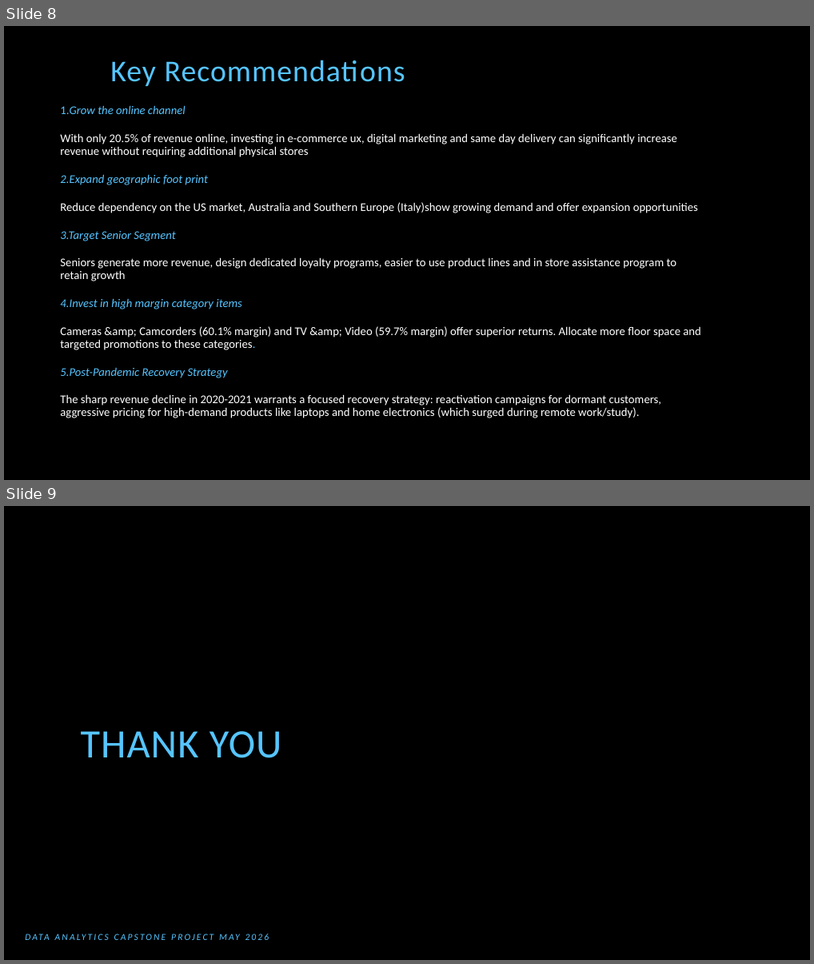
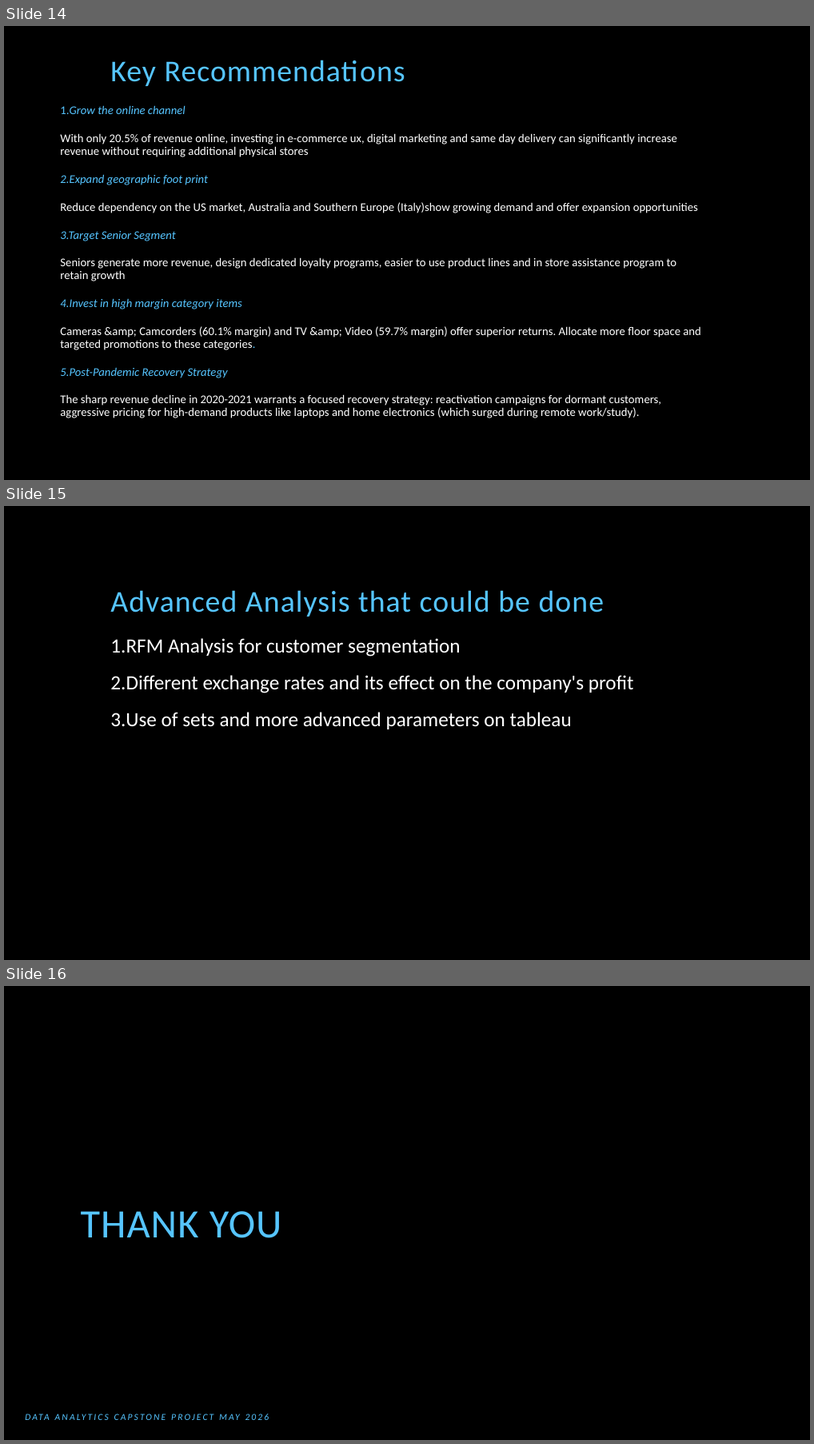
Before and after one commit to mutheumbuta/Electronic_retailstore_analysis, a slide deck: ELECTRONICS RETAIL STORE presentation.pptx. Shown one above the other, each under a label of ours: slides 8 and 9 before the commit, slides 14, 15 and 16 after it. The pictures are 814x964 and 814x1444 pixels, drawn with LibreOffice and Linux fonts; fonts in the diff are those of the drawing; background and template pictures are left out. Boxes give left, top, right and bottom in pixels: in the first picture for what was removed or moved away, otherwise in the second. Text is boxed around its words. In the diff, an @@ line names an element or a change of style, - is before the commit and + after.

```diff
--- a/ELECTRONICS RETAIL STORE presentation.pptx
+++ b/ELECTRONICS RETAIL STORE presentation.pptx
@@ slide 15 added at bbox=[4, 506, 810, 960], background picture (left out) @@
@@ title added at bbox=[110, 590, 604, 616], 36 pt, text #56C5FF @@
+Advanced Analysis that could be done
@@ text added at bbox=[110, 638, 634, 729], 24 pt, text #FFFFFF @@
+1.RFM Analysis for customer segmentation
+2.Different exchange rates and its effect on the company's profit
+3.Use of sets and more advanced parameters on tableau
@@ what was slide 8 is now slide 14 @@
@@ what was slide 9 is now slide 16 @@
```
Also in this commit, not shown: 4 slides changed, 6 other slides added.
